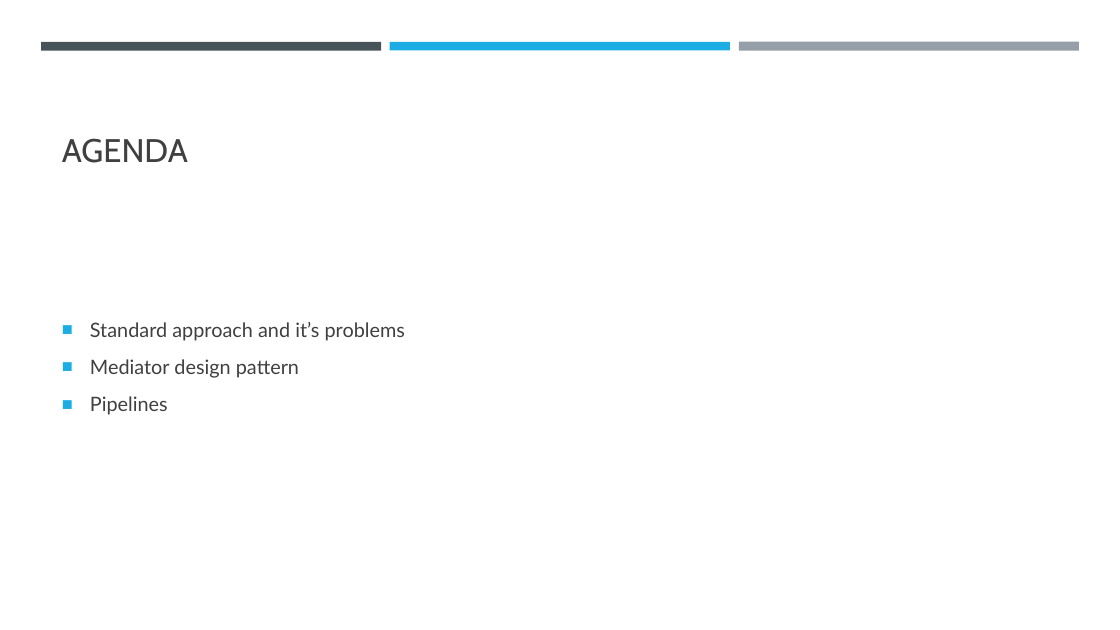
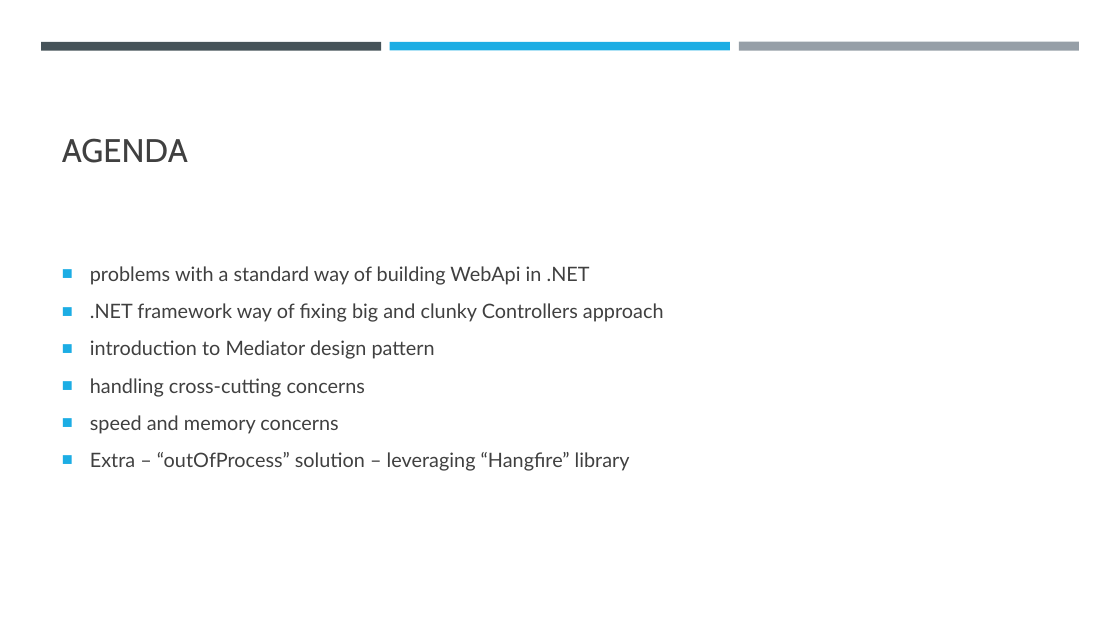
Before and after one commit to vesou/MediatRDemo, a slide deck: slide 3 of How to decouple your code.pptx (slide 2 before the commit). Drawn at 1120x630 pixels with LibreOffice and Linux fonts; fonts in the diff are those of the drawing. Boxes give left, top, right and bottom in pixels: in the first picture for what was removed or moved away, otherwise in the second. Text is boxed around its words. In the diff, an @@ line names an element or a change of style, - is before the commit and + after.

```diff
--- a/How to decouple your code.pptx
+++ b/How to decouple your code.pptx
@@ text at box(90, 266, 664, 471): text changed @@
-■ Standard approach and it’s problems
-■ Mediator design pattern
-■ Pipelines
+■ problems with a standard way of building WebApi in .NET
+■ .NET framework way of fixing big and clunky Controllers approach
+■ introduction to Mediator design pattern
+■ handling cross-cutting concerns
+■ speed and memory concerns
+■ Extra – “outOfProcess” solution – leveraging “Hangfire” library
```
Also in this commit, not shown: 4 other slides changed, 7 slides added, 2 slides removed.
